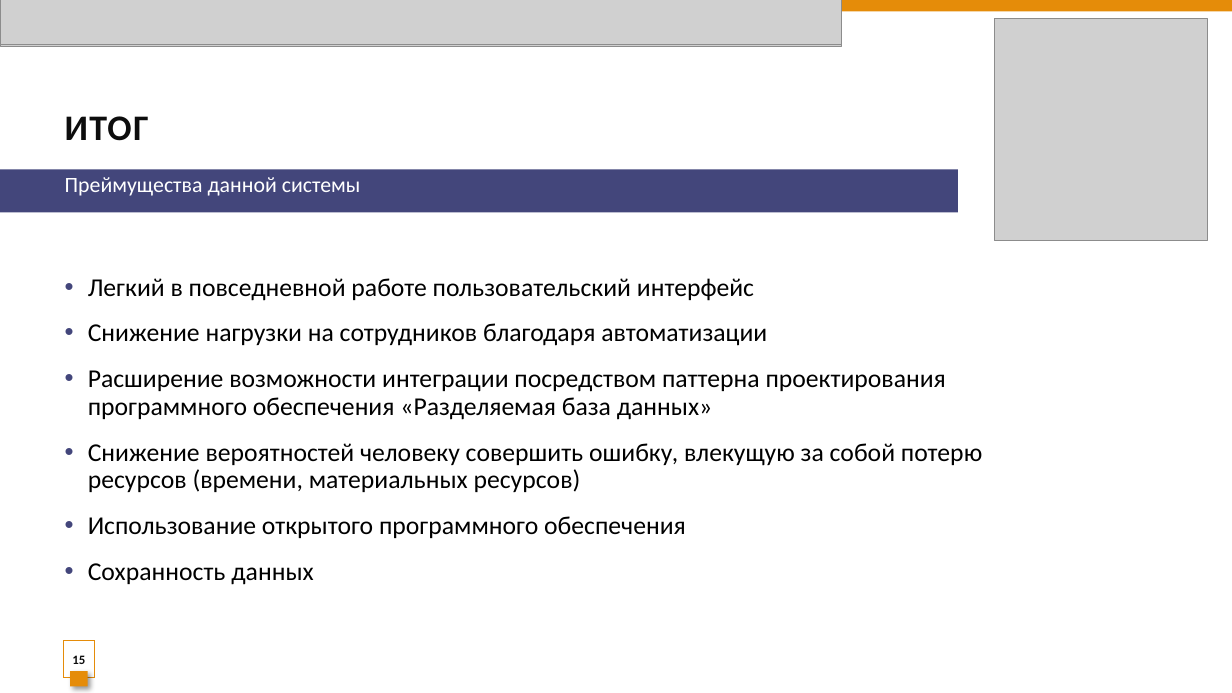
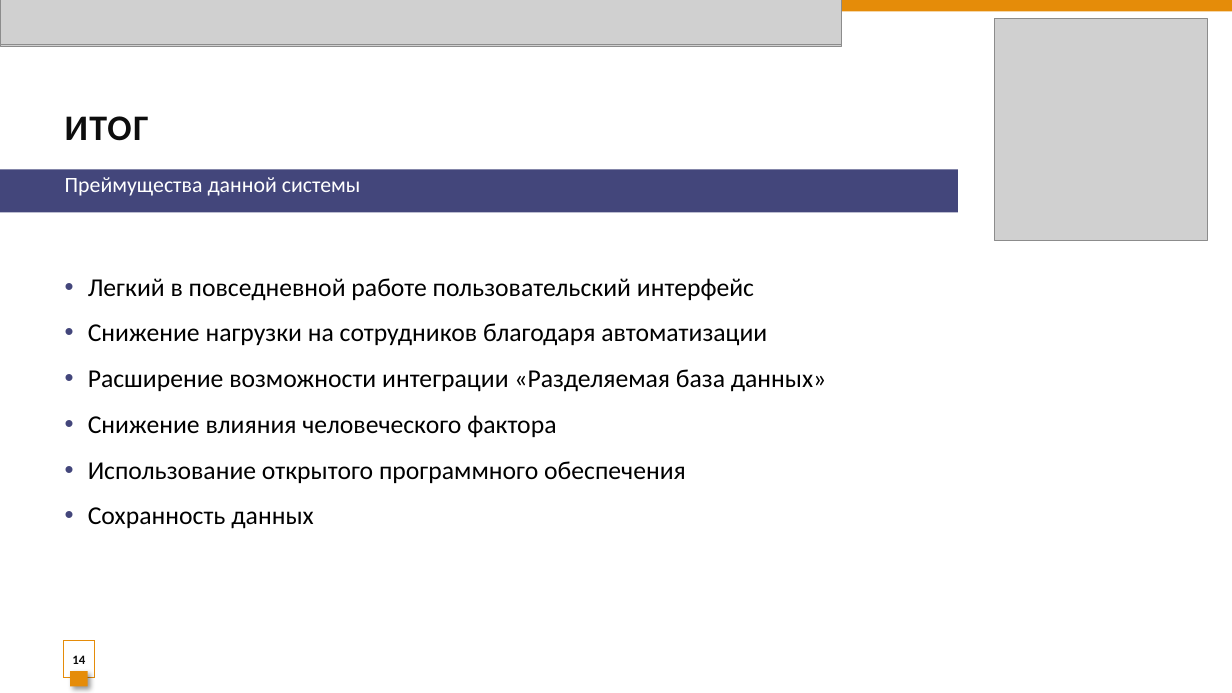
Before and after one commit to Alex2021cyberhuman/technical-school-automation-system, a slide deck: slide 14 of 10_Cистема_Техникум.pptx (slide 15 before the commit). Drawn at 1232x693 pixels with LibreOffice and Linux fonts; fonts in the diff are those of the drawing; grey boxes stand for pictures. Boxes give left, top, right and bottom in pixels: in the first picture for what was removed or moved away, otherwise in the second. Text is boxed around its words. In the diff, an @@ line names an element or a change of style, - is before the commit and + after.

```diff
--- a/10_Cистема_Техникум.pptx
+++ b/10_Cистема_Техникум.pptx
@@ text at [88,369,827,438]: text changed @@
-• Расширение возможности интеграции посредством паттерна проектирования программного обеспечения «Разделяемая база данных»
-• Снижение вероятностей человеку совершить ошибку, влекущую за собой потерю ресурсов (времени, материальных ресурсов)
+• Расширение возможности интеграции «Разделяемая база данных»
+• Снижение влияния человеческого фактора
@@ page number at [72,655,85,664]: text changed @@
-15
+14
```
Also in this commit, not shown: 5 other slides changed, 1 slide removed, 1 other file.
